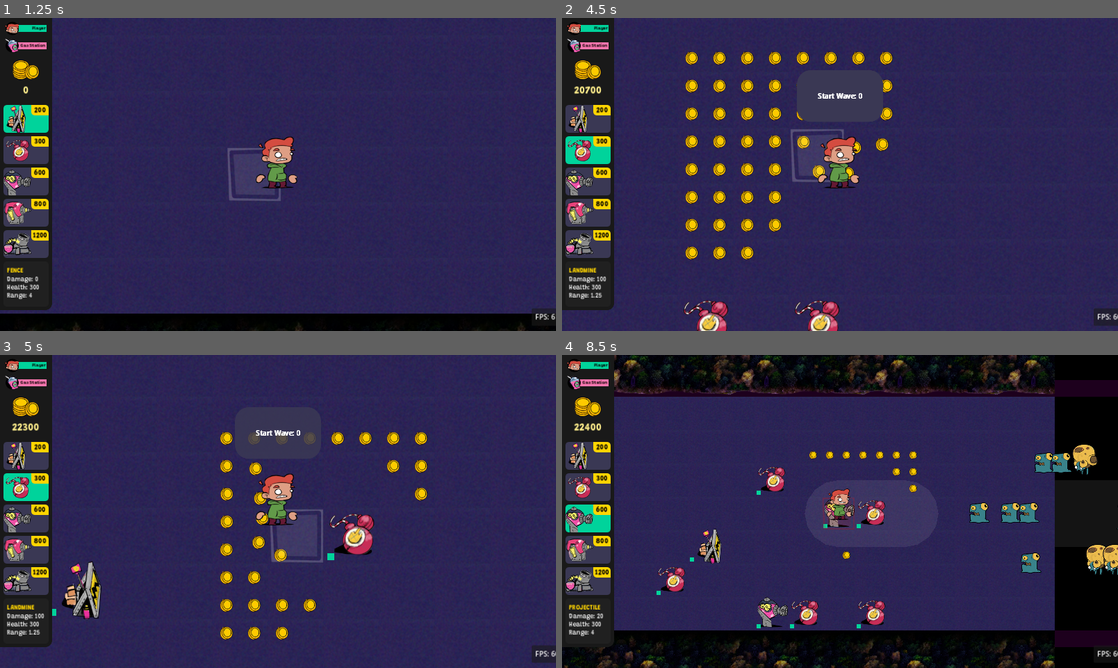
Above: before the commit, frames 1-4 (two rows, left to right).
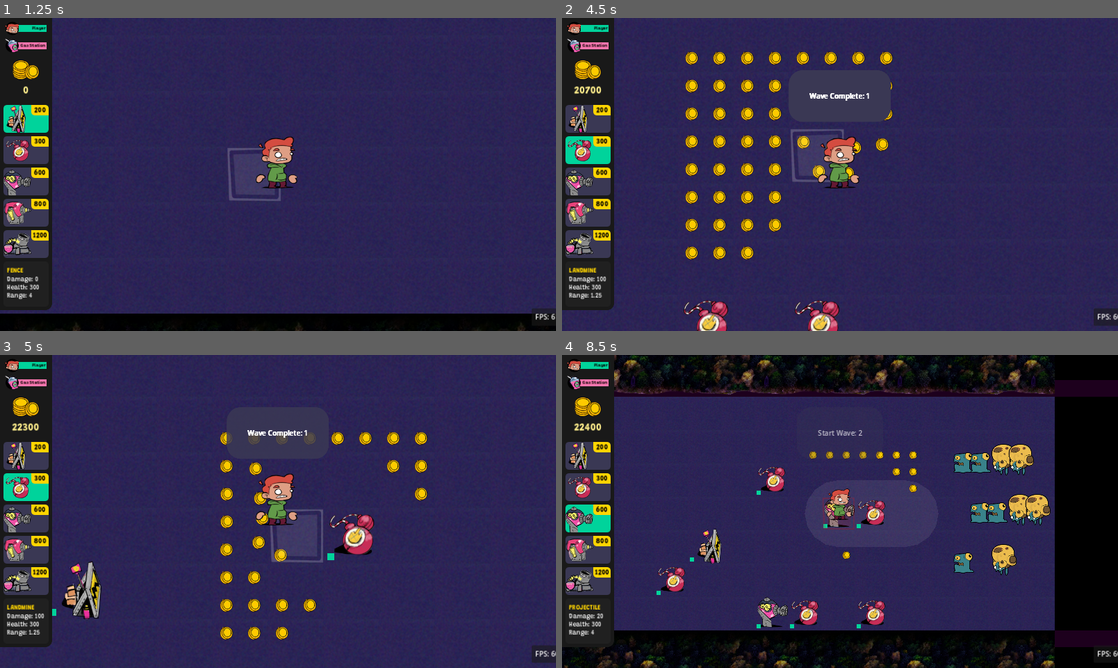
Above: after the commit, the same moments.

Repository: Slushie-Defense/Slushie
Game: Godot game, scene res://UserInterface/SplashScreen/SplashScreen.tscn
Same seed, same stepped clock (60 frames per second), same inputs: the game is played once before the commit and once after it. Sound files missing from this copy of the repository are replaced by a short silence.
Inputs:
- Up to frame 1 (1.25 s): click "Start" at 0.5 s
- Up to frame 2 (4.5 s): tap Enter (StartButton) at 1.25, 3.6 s; hold Right (RightButton) 1.28-2.03 s; hold Shift (ActionButton) 1.28-2.03 s; hold Down (DownButton) 2.03-2.78 s; tap Shift (ActionButton) at 2.1, 3.05, 3.8 s; hold Right (RightButton) 2.78-3.53 s; hold E (SelectItemButton) 2.78-3.53 s; hold Up (UpButton) 3.53-4.28 s; hold Left (LeftButton) from 4.28 s (still down); hold = (ZoomIn) from 4.28 s (still down)
- Up to frame 3 (5 s): keep holding Left (LeftButton); keep holding = (ZoomIn); tap Shift (ActionButton) at 4.55 s
- Up to frame 4 (8.5 s): release = (ZoomIn) at 5.03 s; tap - (ZoomOut) at 5.1 s; tap Shift (ActionButton) at 5.3, 6.6, 7.55, 8.3 s; release Left (LeftButton) at 5.78 s; hold Down (DownButton) 5.78-6.53 s; hold Shift (ActionButton) 5.78-6.53 s; hold Right (RightButton) 6.53-7.28 s; hold Up (UpButton) 7.28-8.03 s; hold E (SelectItemButton) 7.28-8.03 s; hold Right (RightButton) from 8.03 s (still down); tap Enter (StartButton) at 8.1 s

Frame 1 is identical in both runs. In frame 2, 0.3% of the frame differs, in the area x 40-60%, y 16-33%; in frame 3, 0.2%; in frame 4, 3.8%, in the area x 44-100%, y 24-71%.

Commit message:
Wave Manager Working

Diff:
--- a/Entities/Managers/WaveManager/GroupSpawn.gd
+++ b/Entities/Managers/WaveManager/GroupSpawn.gd
@@ -2,10 +2,10 @@
 extends Resource
 
 # Spawn types
-enum spawn_type { SIMULTANEOUS_ALL, CONSECUTIVE_ALL, CONSECUTIVE_ONE }
-# SIMULATANEOUS_ALL - Spawn at all open portals simultaneously
-# CONSECUTIVE_ALL - Spawn at any open portal one at a time
-# CONSECUTIVE_ONE - Spawn at one open portal one at a time
+enum spawn_type { ALL_AT_ONCE, RANDOM_ANY, RANDOM_SAME }
+# Spawn at all open portals - simultaneously
+# Spawn at any open portal - one at a time
+# Spawn at one open portal - one at a time
 
 @export var basic : int = 0
 @export var grunt : int = 0
@@ -18,4 +18,4 @@
 # Delay between spawns
 @export var spawn_delay_time : float = 0.5
 # Spawn one at a time
-@export var spawn_method = spawn_type.CONSECUTIVE_ALL
+@export var spawn_method = spawn_type.RANDOM_ANY
--- a/Entities/Managers/WaveManager/Wave.gd
+++ b/Entities/Managers/WaveManager/Wave.gd
@@ -1,12 +1,10 @@
 class_name Wave
 extends Resource
 
-@export_group("Active Portals")
 @export var top_portal : bool = false
 @export var middle_top_portal : bool = false
 @export var middle_portal : bool = false
 @export var middle_bottom_portal : bool = false
 @export var bottom_portal : bool = false
 
-@export_group("Enemy Groups")
 @export var enemy_group_list : Array[GroupSpawn] #Array of EnemySpawnInfo Resources
--- a/Entities/Managers/WaveManager/WaveManager.gd
+++ b/Entities/Managers/WaveManager/WaveManager.gd
@@ -29,6 +29,7 @@
 # Portals
 var all_portals_list : Array = []
 var active_portals_list : Array = []
+var random_preselected_portal : int = 0
 
 # Spawning
 var wave_active : bool = false
@@ -47,7 +48,7 @@
 func _spawn_wave(wave_number: int):
 	wave_active = true
 	# Message that he wave is starting
-	Main.emit_signal("signal_wave_event", "Start Wave: " + str(wave_number))
+	Main.emit_signal("signal_wave_event", "Start Wave: " + str(wave_number + 1))
 	# Exit if there are no waves
 	if not waves.size() > 0:
 		print("No Waves Added")
@@ -70,9 +71,11 @@
 	_start_next_group()
 
 func _on_enemy_group_timer_timeout():
-	print("Enemy Group [" + str(current_group_index) + "] Start")
+	print("Enemy Group [" + str(current_group_index + 1) + "] Start")
 	# Create an array of all the current enemy types in a random order
 	current_group_enemy_list = _create_randomized_group_enemy_list()
+	# Preselect a random active portal that all enemies could be sent through if the condition is met
+	random_preselected_portal = randi() % active_portals_list.size()
 	# Start spawning enemies
 	_on_enemy_spawn_timer_timeout()
 
@@ -83,15 +86,27 @@
 		var current_enemy_type = current_group_enemy_list[current_enemy_index]
 		# Spawn
 		var portal
-		if current_group.spawn_method == GroupSpawn.spawn_type.CONSECUTIVE_ALL:
-			var random_index = randi() % active_portals_list.size()
-			portal = active_portals_list[random_index]
-		# Spawn it
-		_spawn_enemy(current_enemy_type, portal)
+		match current_group.spawn_method:
+			# Enemy goes through any portal
+			GroupSpawn.spawn_type.RANDOM_ANY:
+				var random_any_index = randi() % active_portals_list.size()
+				portal = active_portals_list[random_any_index]
+				_spawn_enemy(current_enemy_type, portal)
+				current_enemy_index += 1
+			# All Enemies go through the same portal
+			GroupSpawn.spawn_type.RANDOM_SAME:
+				portal = active_portals_list[random_preselected_portal]
+				_spawn_enemy(current_enemy_type, portal)
+				current_enemy_index += 1
+			# Enemies go through all portals simulataneously
+			GroupSpawn.spawn_type.ALL_AT_ONCE:
+				for i in active_portals_list.size():
+					if current_enemy_index < current_group_enemy_list.size():
+						portal = active_portals_list[i]
+						_spawn_enemy(current_enemy_type, portal)
+						current_enemy_index += 1
 		# Set the next enemy timer off
 		enemy_spawn_timer.start()
-		# Set to next enemy
-		current_enemy_index += 1
 	else:
 		# Mark the end of the group
 		print("Enemy Group [" + str(current_group_index) + "] End")
@@ -102,7 +117,7 @@
 		else:
 			wave_active = false
 			# Wave number
-			Main.emit_signal("signal_wave_event", "Wave Complete: " + str(current_wave_index))
+			Main.emit_signal("signal_wave_event", "Wave Complete: " + str(current_wave_index + 1))
 			# Close all the open portals
 			_close_all_portals()
 			# Update the wave count
@@ -183,6 +198,9 @@
 			"BottomPortal":
 				if current_wave.bottom_portal:
 					active_list.push_back(portal)
+	if active_list.size() == 0:
+		print("Wave " + str(current_wave_index) + " has no active portals.\nMiddle Portal activated as a default")
+		active_list[0] = all_portals_list[2] # Activate middle portal
 	return active_list
 
 func _open_all_active_portals():
--- a/Entities/Portals/Portal.tscn
+++ b/Entities/Portals/Portal.tscn
@@ -2,6 +2,38 @@
 
 [ext_resource type="Script" path="res://Entities/Portals/Portal.gd" id="1_w61o1"]
 [ext_resource type="Texture2D" uid="uid://b85xoi8b3ymju" path="res://Sprites/Portals/Portal128x128.png" id="2_gsi2j"]
+
+[sub_resource type="Animation" id="Animation_tkce8"]
+resource_name = "ClosePortal"
+length = 0.5
+tracks/0/type = "value"
+tracks/0/imported = false
+tracks/0/enabled = true
+tracks/0/path = NodePath("Sprite2D:scale")
+tracks/0/interp = 1
+tracks/0/loop_wrap = true
+tracks/0/keys = {
+"times": PackedFloat32Array(0, 0.3, 0.5),
+"transitions": PackedFloat32Array(1, 1, 1),
+"update": 0,
+"values": [Vector2(1, 1), Vector2(0.4, 0.7), Vector2(1e-05, 0.2)]
+}
+
+[sub_resource type="Animation" id="Animation_eqbhh"]
+resource_name = "LoopPortal"
+loop_mode = 1
+tracks/0/type = "value"
+tracks/0/imported = false
+tracks/0/enabled = true
+tracks/0/path = NodePath("Sprite2D:skew")
+tracks/0/interp = 1
+tracks/0/loop_wrap = true
+tracks/0/keys = {
+"times": PackedFloat32Array(0, 0.4, 0.7, 1.1),
+"transitions": PackedFloat32Array(1, 1, 1, 1),
+"update": 0,
+"values": [0.0, -0.0436332, 0.0191986, 0.0]
+}
 
 [sub_resource type="Animation" id="Animation_l1vu8"]
 resource_name = "OpenPortal"
@@ -46,38 +78,6 @@
 "values": [0.0]
 }
 
-[sub_resource type="Animation" id="Animation_tkce8"]
-resource_name = "ClosePortal"
-length = 0.5
-tracks/0/type = "value"
-tracks/0/imported = false
-tracks/0/enabled = true
-tracks/0/path = NodePath("Sprite2D:scale")
-tracks/0/interp = 1
-tracks/0/loop_wrap = true
-tracks/0/keys = {
-"times": PackedFloat32Array(0, 0.3, 0.5),
-"transitions": PackedFloat32Array(1, 1, 1),
-"update": 0,
-"values": [Vector2(1, 1), Vector2(0.4, 0.7), Vector2(1e-05, 0.2)]
-}
-
-[sub_resource type="Animation" id="Animation_eqbhh"]
-resource_name = "LoopPortal"
-loop_mode = 1
-tracks/0/type = "value"
-tracks/0/imported = false
-tracks/0/enabled = true
-tracks/0/path = NodePath("Sprite2D:skew")
-tracks/0/interp = 1
-tracks/0/loop_wrap = true
-tracks/0/keys = {
-"times": PackedFloat32Array(0, 0.4, 0.7, 1.1),
-"transitions": PackedFloat32Array(1, 1, 1, 1),
-"update": 0,
-"values": [0.0, -0.0436332, 0.0191986, 0.0]
-}
-
 [sub_resource type="AnimationLibrary" id="AnimationLibrary_ivuki"]
 _data = {
 "ClosePortal": SubResource("Animation_tkce8"),
--- a/Levels/Level1.tscn
+++ b/Levels/Level1.tscn
@@ -12,17 +12,6 @@
 [ext_resource type="PackedScene" uid="uid://umxdc1nk56g1" path="res://Entities/Environment/TreesTexture.tscn" id="7_jvtud"]
 [ext_resource type="PackedScene" uid="uid://m85u2pije2ka" path="res://Entities/Coin/CoinSpawner.tscn" id="11_cched"]
 
-[sub_resource type="Resource" id="Resource_ijmf1"]
-script = ExtResource("2_jxhn7")
-basic = 1
-grunt = 0
-spitter = 1
-tank = 0
-floater = 0
-group_delay_time = 0.5
-spawn_delay_time = 0.5
-spawn_method = 1
-
 [sub_resource type="Resource" id="Resource_m6f12"]
 script = ExtResource("2_jxhn7")
 basic = 5
@@ -32,7 +21,7 @@
 floater = 0
 group_delay_time = 0.5
 spawn_delay_time = 0.5
-spawn_method = 1
+spawn_method = 0
 
 [sub_resource type="Resource" id="Resource_x33yq"]
 script = ExtResource("2_jxhn7")
@@ -43,7 +32,7 @@
 floater = 5
 group_delay_time = 0.5
 spawn_delay_time = 0.5
-spawn_method = 1
+spawn_method = 0
 
 [sub_resource type="Resource" id="Resource_iflx8"]
 script = ExtResource("2_lo4u0")
@@ -52,7 +41,7 @@
 middle_portal = true
 middle_bottom_portal = true
 bottom_portal = false
-enemy_group_list = Array[ExtResource("2_jxhn7")]([SubResource("Resource_ijmf1"), SubResource("Resource_m6f12"), SubResource("Resource_x33yq")])
+enemy_group_list = Array[ExtResource("2_jxhn7")]([SubResource("Resource_m6f12"), SubResource("Resource_x33yq")])
 
 [sub_resource type="Resource" id="Resource_l5qdc"]
 script = ExtResource("2_jxhn7")
Not shown: 1 places in Levels/Level1.tscn that only renumber resources
